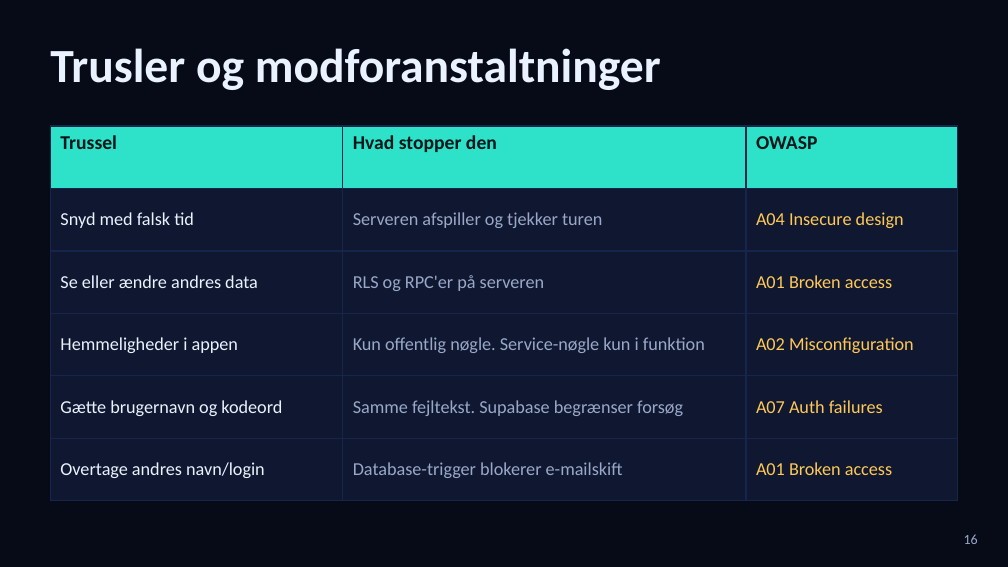
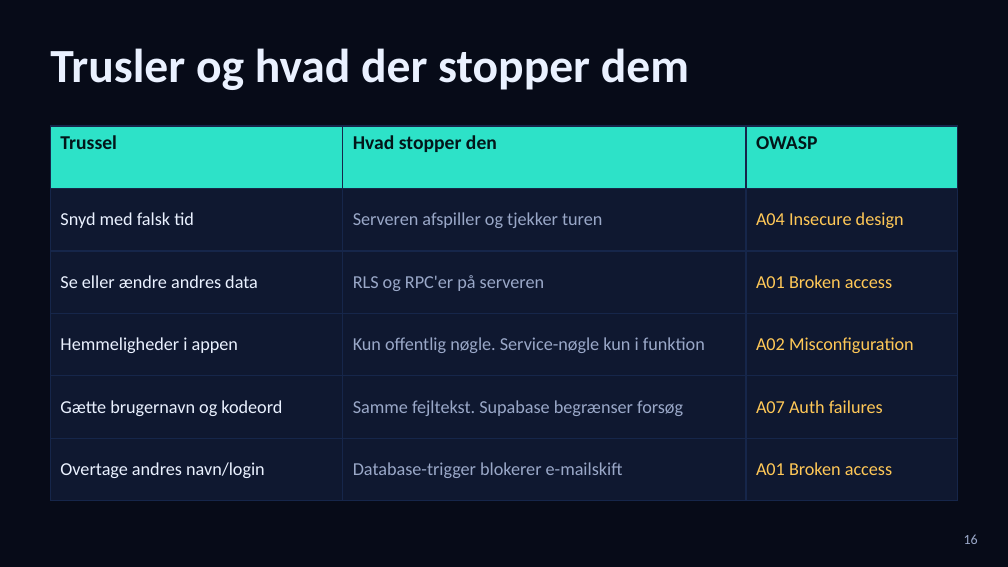
Before and after one commit to RedSkia/TiltMaze, a slide deck: slide 16 of docs/TiltMaze.pptx. Drawn at 1008x567 pixels with LibreOffice and Linux fonts; fonts in the diff are those of the drawing. Boxes give left, top, right and bottom in pixels: in the first picture for what was removed or moved away, otherwise in the second. Text is boxed around its words. In the diff, an @@ line names an element or a change of style, - is before the commit and + after.

```diff
--- a/docs/TiltMaze.pptx
+++ b/docs/TiltMaze.pptx
@@ text at box(50, 48, 689, 90): text changed @@
-Trusler og modforanstaltninger
+Trusler og hvad der stopper dem
```
Also in this commit, not shown: 10 other slides changed, 1 slide removed, 2 other files.
